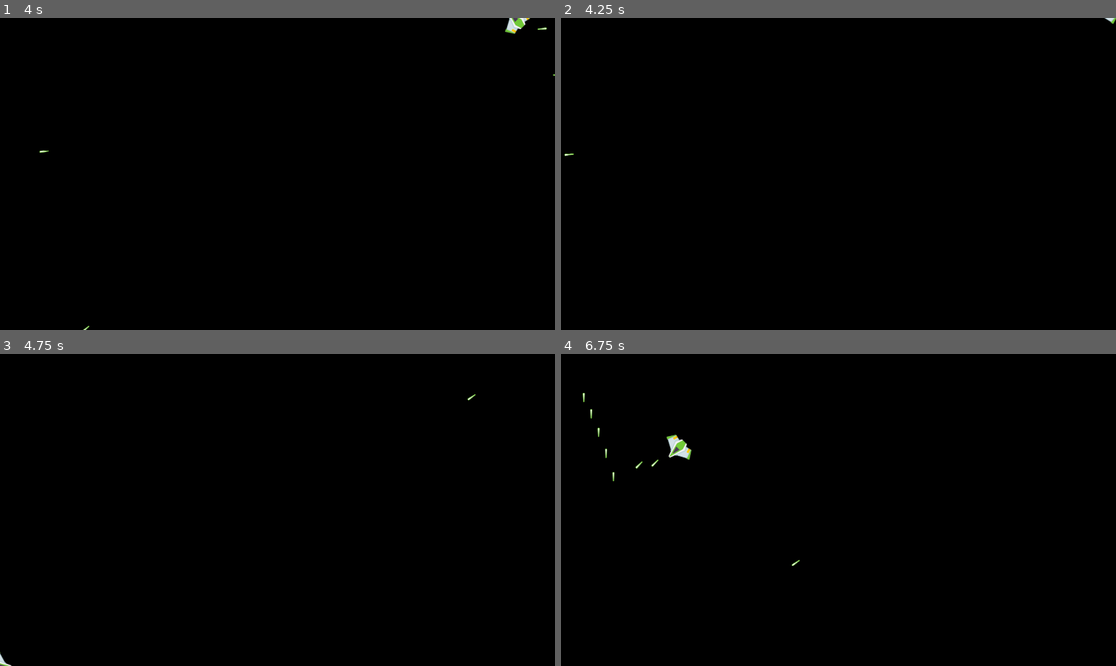
Above: before the commit, frames 1-4 (two rows, left to right).
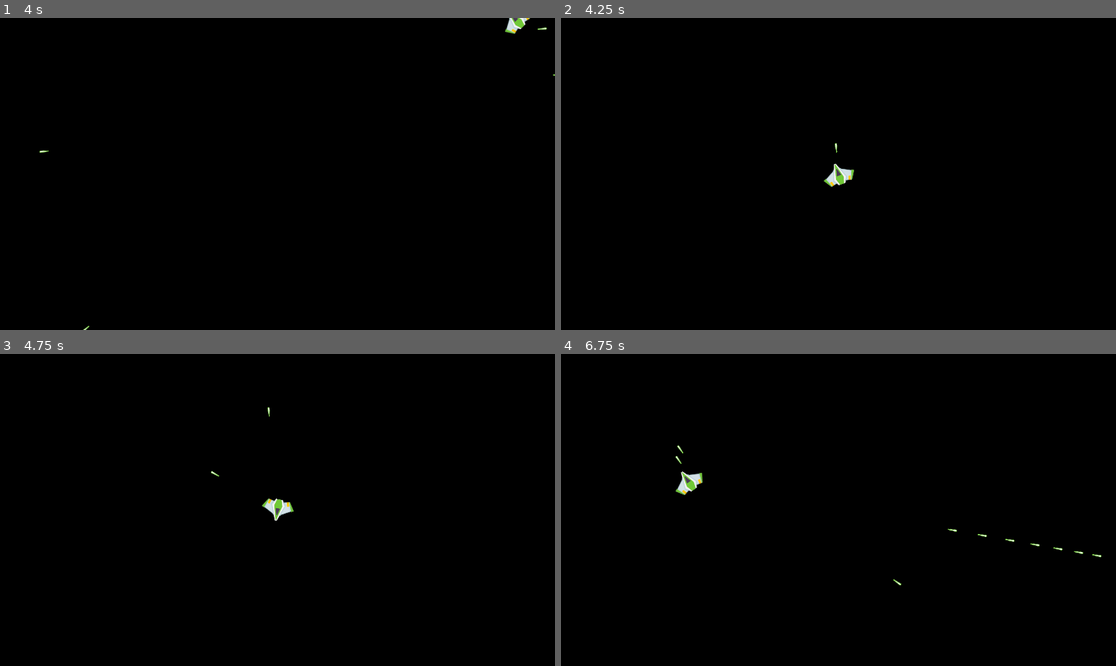
Above: after the commit, the same moments.

Repository: gimpels/asteroids
Game: Godot game, scene res://scenes/game.tscn
Same seed, same stepped clock (60 frames per second), same inputs: the game is played once before the commit and once after it.
Inputs:
- Up to frame 1 (4 s): tap Enter at 0.5 s; hold D (rotate_right) 0.53-1.28 s; hold Space (shoot) 0.53-1.28 s; hold S (move_backward) 1.28-2.03 s; tap Space (shoot) at 1.35, 2.85 s; hold D (rotate_right) 2.03-2.78 s; hold Space (shoot) 2.03-2.78 s; hold W (move_forward) 2.78-3.53 s; hold A (rotate_left) from 3.53 s (still down); hold Space (shoot) from 3.53 s (still down)
- Up to frame 2 (4.25 s): keep holding A (rotate_left); keep holding Space (shoot); tap R (reset, bound only after the commit) at 4.15 s
- Up to frame 3 (4.75 s): keep holding A (rotate_left); release Space (shoot) at 4.28 s; tap Space (shoot) at 4.35 s
- Up to frame 4 (6.75 s): release A (rotate_left) at 5.03 s; hold S (move_backward) 5.03-5.78 s; hold Space (shoot) 5.03-5.78 s; hold D (rotate_right) 5.78-6.53 s; tap Space (shoot) at 5.85 s; hold W (move_forward) from 6.53 s (still down); hold Space (shoot) from 6.53 s (still down)

Frame 1 is identical in both runs. In frame 2, 0.3% of the frame differs, in the area x 0-100%, y 0-55%; in frame 3, 0.3%; in frame 4, 0.7%, in the area x 3-98%, y 12-75%.

Commit message:
Add a reset option

Diff:
--- a/project.godot
+++ b/project.godot
@@ -48,6 +48,11 @@
 "events": [Object(InputEventKey,"resource_local_to_scene":false,"resource_name":"","device":-1,"window_id":0,"alt_press …(191 unchanged characters)…
 ]
 }
+reset={
+"deadzone": 0.2,
+"events": [Object(InputEventKey,"resource_local_to_scene":false,"resource_name":"","device":-1,"window_id":0,"alt_pressed":false,"shift_pressed":false,"ctrl_pressed":false,"meta_pressed":false,"pressed":false,"keycode":0,"physical_keycode":82,"key_label":0,"unicode":114,"location":0,"echo":false,"script":null)
+]
+}
 
 [layer_names]
 
--- a/scripts/game.gd
+++ b/scripts/game.gd
@@ -6,5 +6,9 @@
 func _ready() -> void:
 	player.connect("laser_shot", _on_player_laser_shot)
 
+func _process(_delta: float) -> void:
+	if Input.is_action_just_pressed("reset"):
+		get_tree().reload_current_scene()
+
 func _on_player_laser_shot(laser: Variant) -> void:
 	lasers.add_child(laser)
